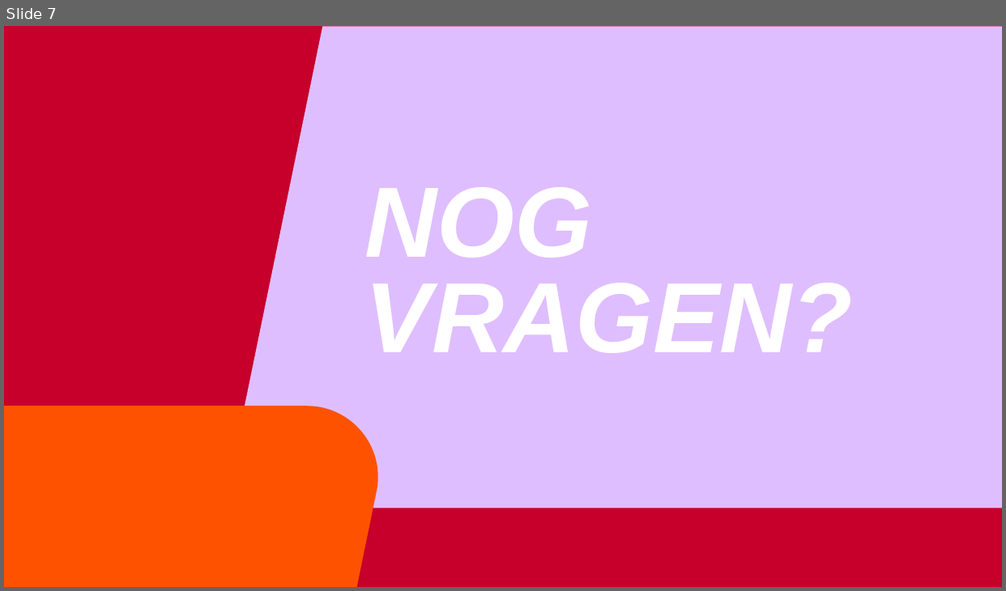
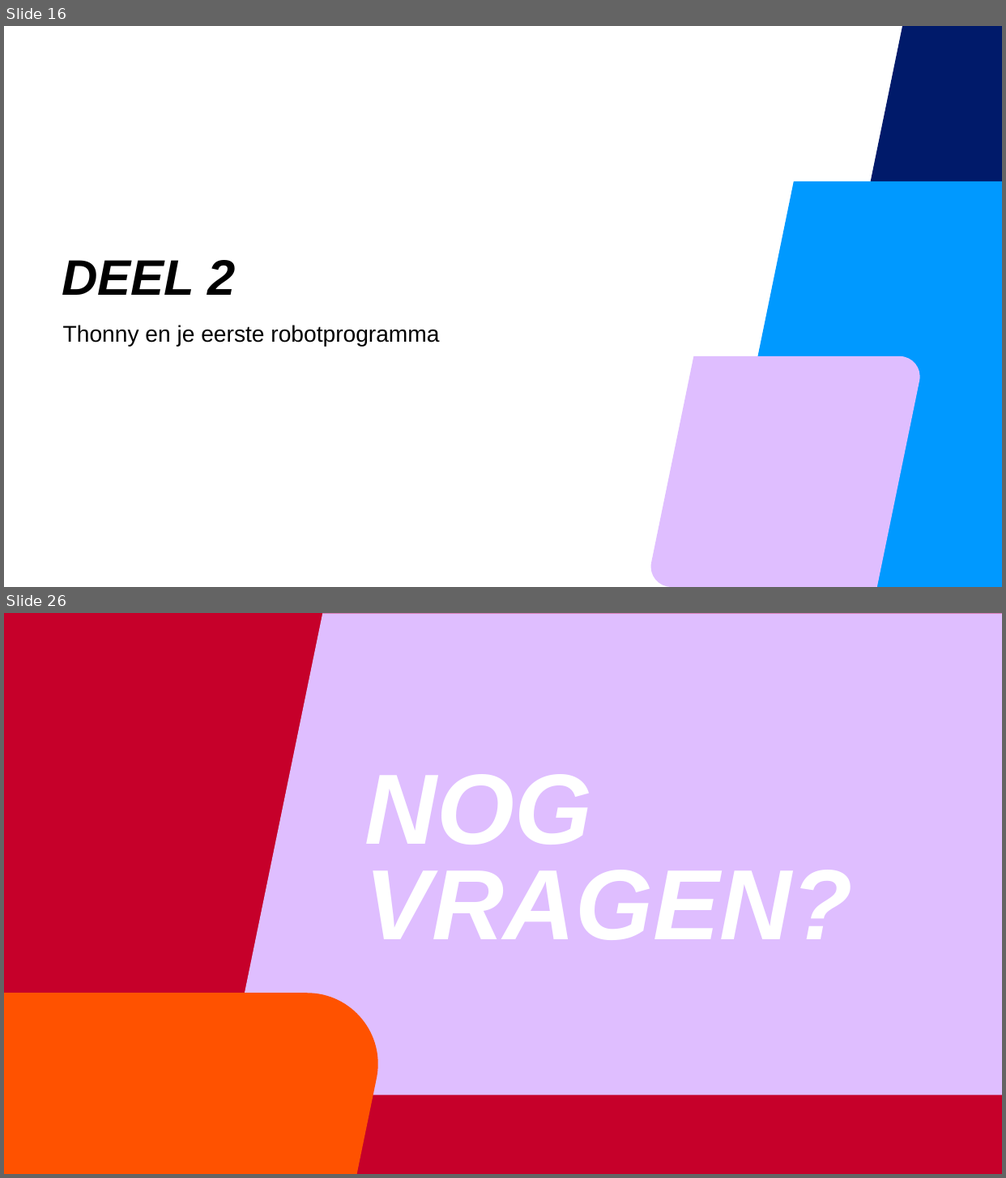
Before and after one commit to AvansMechatronica/vabokCursusRoboticaMetPython, a slide deck: presentaties/les3.pptx. Shown one above the other, each under a label of ours: slide 7 before the commit, slides 16 and 26 after it; the slides between them are not shown. The pictures are 1006x591 and 1006x1178 pixels, drawn with LibreOffice and Linux fonts; fonts in the diff are those of the drawing; background and template pictures are left out. Boxes give left, top, right and bottom in pixels: in the first picture for what was removed or moved away, otherwise in the second. Text is boxed around its words. In the diff, an @@ line names an element or a change of style, - is before the commit and + after.

```diff
--- a/presentaties/les3.pptx
+++ b/presentaties/les3.pptx
@@ slide 16 added at [4, 26, 1002, 587], background #FFFFFF @@
@@ freeform shape added at [799, 26, 1002, 587], fill #001A6A @@
@@ freeform shape added at [719, 182, 1002, 587], fill #0099FF @@
@@ title added at [62, 260, 235, 295], 48 pt, text #000000, bold, italic @@
+DEEL 2
@@ text added at [63, 325, 439, 346], 22 pt, text #000000 @@
+Thonny en je eerste robotprogramma
@@ freeform shape added at [649, 356, 922, 587], fill #DFBEFF @@
@@ what was slide 7 is now slide 26 @@
```
Also in this commit, not shown: 23 other slides added, 5 slides removed, 11 other files.
